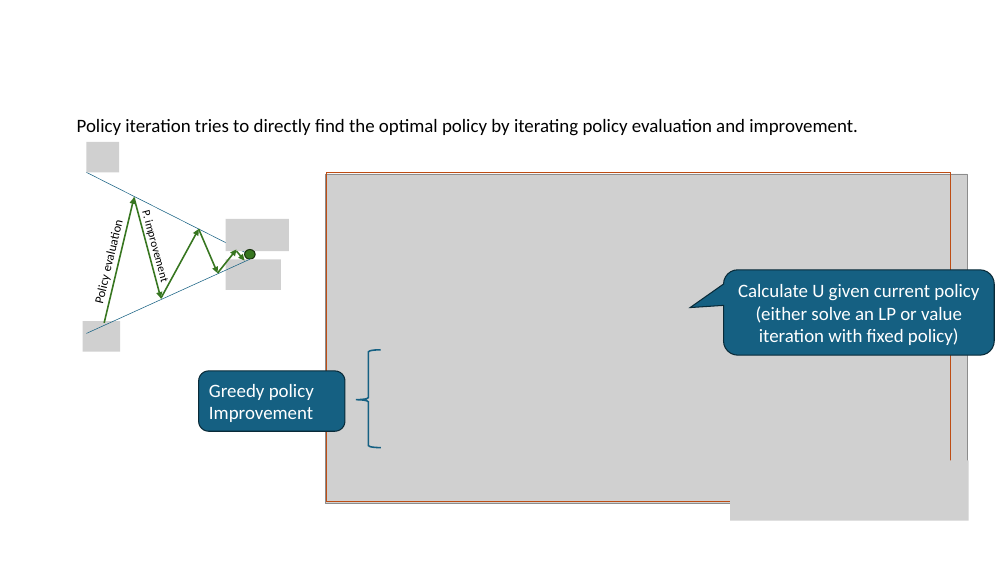
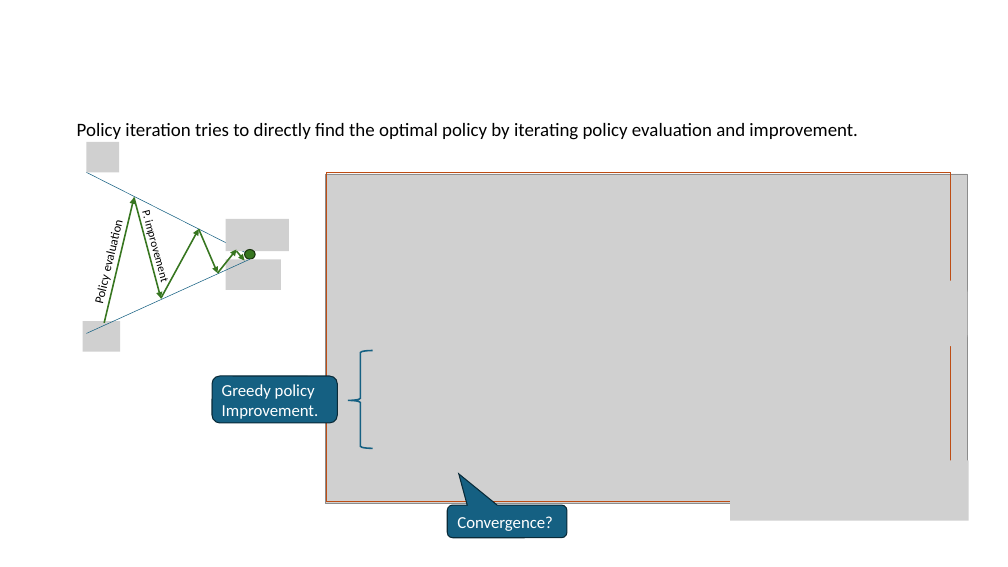
Before and after one commit to mhahsler/CS7320-AI, a slide deck: slide 12 of slides/22_Reinforcement_Learning.pptx. Drawn at 1008x567 pixels with LibreOffice and Linux fonts; fonts in the diff are those of the drawing; grey boxes stand for pictures. Boxes give left, top, right and bottom in pixels: in the first picture for what was removed or moved away, otherwise in the second. Text is boxed around its words. In the diff, an @@ line names an element or a change of style, - is before the commit and + after.

```diff
--- a/slides/22_Reinforcement_Learning.pptx
+++ b/slides/22_Reinforcement_Learning.pptx
@@ text "Policy iteration tries to directly ...": place and size @@
-text "Policy iteration tries to directly ..." at [77,119,858,136]
+text "Policy iteration tries to directly ..." at [77,123,858,140]
@@ picture added at [722,281,967,346] @@
@@ rounded speech box removed at [724,270,994,355] @@
-Calculate U given current policy (either solve an LP or value iteration with fixed policy)
@@ right brace: place and size @@
-right brace at [356,350,381,448]
+right brace at [348,351,373,448]
@@ rounded rectangle "Greedy policy": place and size @@
-rounded rectangle "Greedy policy" at [199,371,346,432]
+rounded rectangle "Greedy policy" at [212,376,337,423]
@@ text in rounded rectangle at [222,384,315,399]: size 18 to 16 pt in "Greedy policy" @@
@@ text in rounded rectangle at [222,405,319,419]: text changed; size 18 to 16 pt @@
-Improvement
+Improvement.
@@ rounded speech box added at [448,505,567,538], fill #156082, outline #092A39 1 pt, 16 pt, text #FFFFFF @@
+Convergence?
```
Also in this commit, not shown: 8 other slides changed, 1 slide added, 1 other file.
